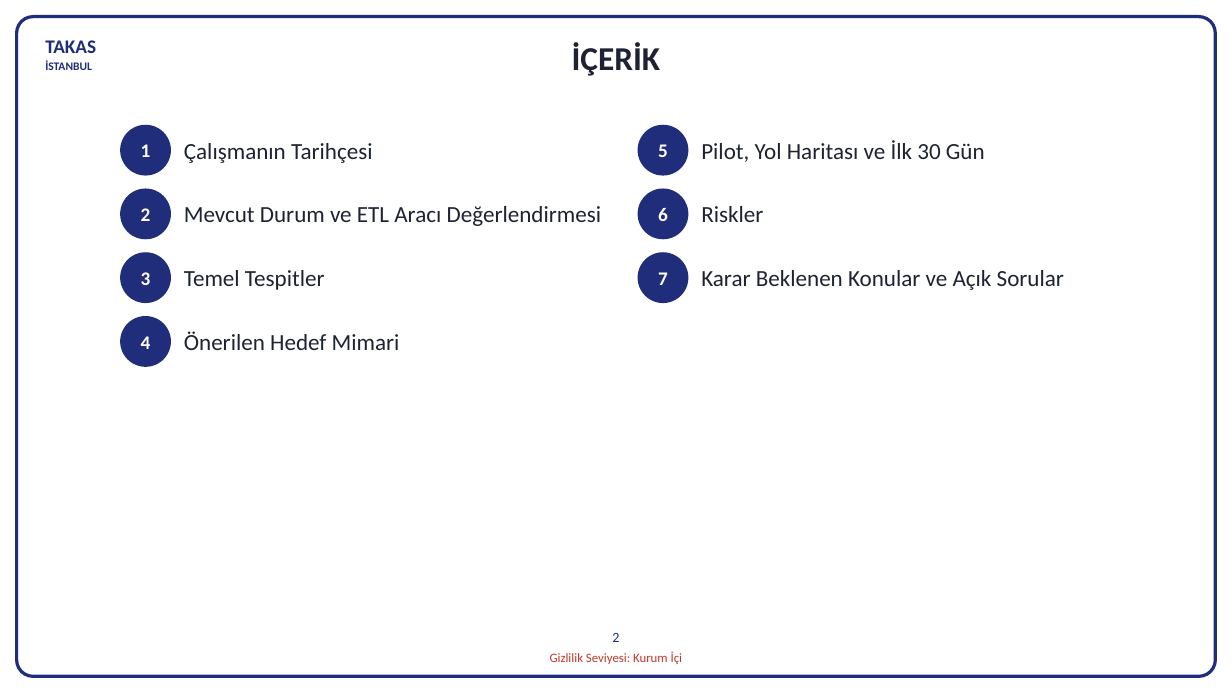
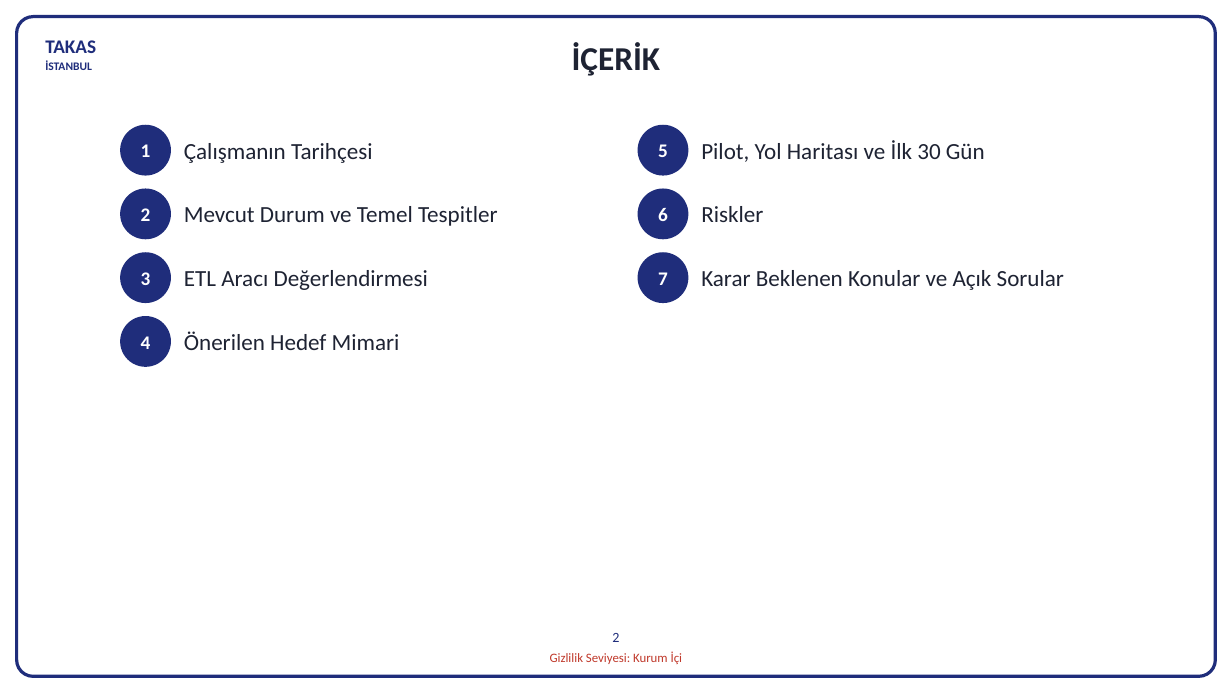
Before and after one commit to hanifidemirel0/Cursor-Projects, a slide deck: slide 2 of outputs/dwh-sunum-kasim-2026/5 - DWHSunum_Kasim2026.pptx. Drawn at 1232x693 pixels with LibreOffice and Linux fonts; fonts in the diff are those of the drawing. Boxes give left, top, right and bottom in pixels: in the first picture for what was removed or moved away, otherwise in the second. Text is boxed around its words. In the diff, an @@ line names an element or a change of style, - is before the commit and + after.

```diff
--- a/outputs/dwh-sunum-kasim-2026/5 - DWHSunum_Kasim2026.pptx
+++ b/outputs/dwh-sunum-kasim-2026/5 - DWHSunum_Kasim2026.pptx
@@ text at [184, 206, 498, 226]: text changed @@
-Mevcut Durum ve ETL Aracı Değerlendirmesi
+Mevcut Durum ve Temel Tespitler
@@ text at [184, 270, 428, 290]: text changed @@
-Temel Tespitler
+ETL Aracı Değerlendirmesi
```
Also in this commit, not shown: 7 other slides changed, 3 other files.
